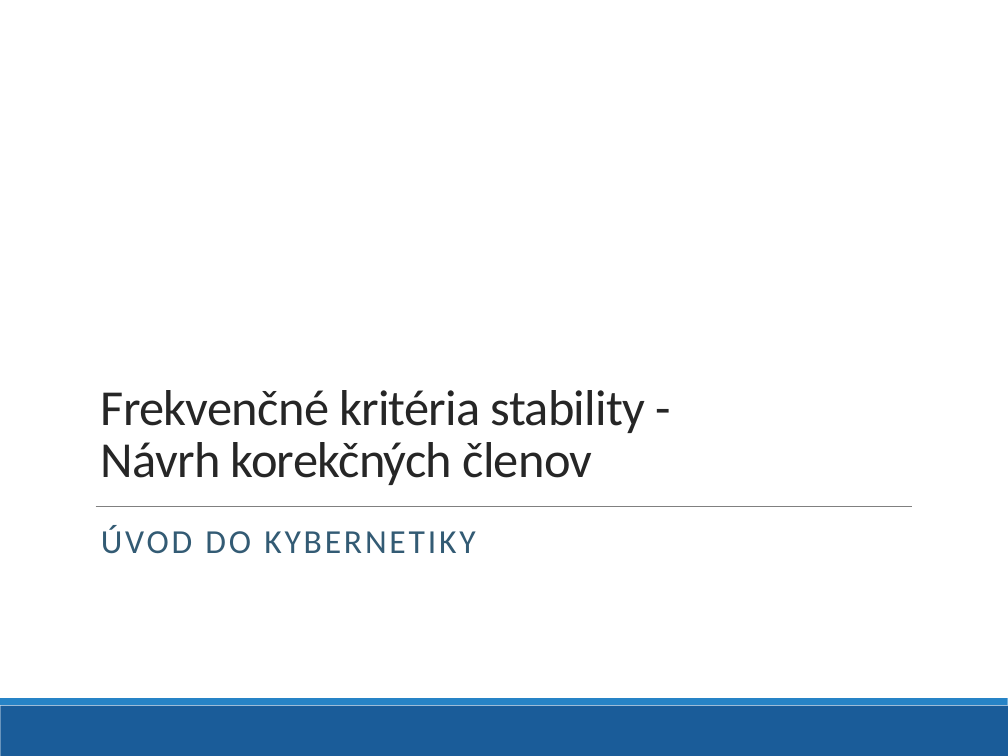
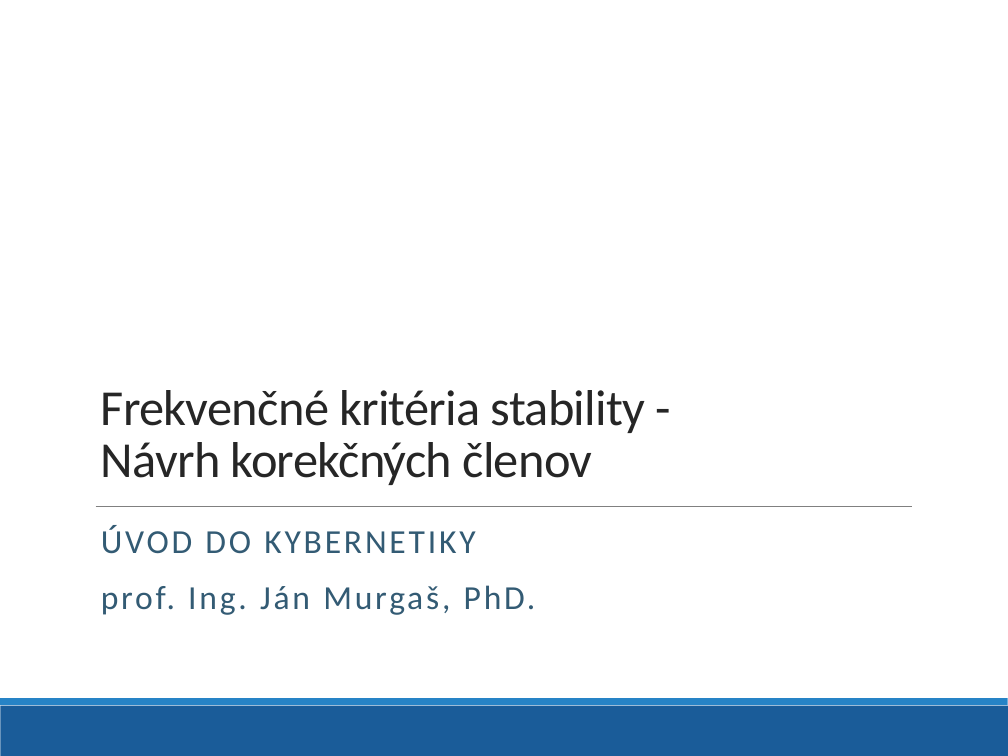
Before and after one commit to dodekm/TeamProjektKybernetika, a slide deck: slide 1 of Nove prednasky/P10_11.pptx. Drawn at 1008x756 pixels with LibreOffice and Linux fonts; fonts in the diff are those of the drawing; background and template pictures are left out. Boxes give left, top, right and bottom in pixels: in the first picture for what was removed or moved away, otherwise in the second. Text is boxed around its words. In the diff, an @@ line names an element or a change of style, - is before the commit and + after.

```diff
--- a/Nove prednasky/P10_11.pptx
+++ b/Nove prednasky/P10_11.pptx
@@ subtitle at [101,585,536,615]: paragraph added @@
+prof. Ing. Ján Murgaš, PhD.
```
Also in this commit, not shown: 3 other slides changed.
